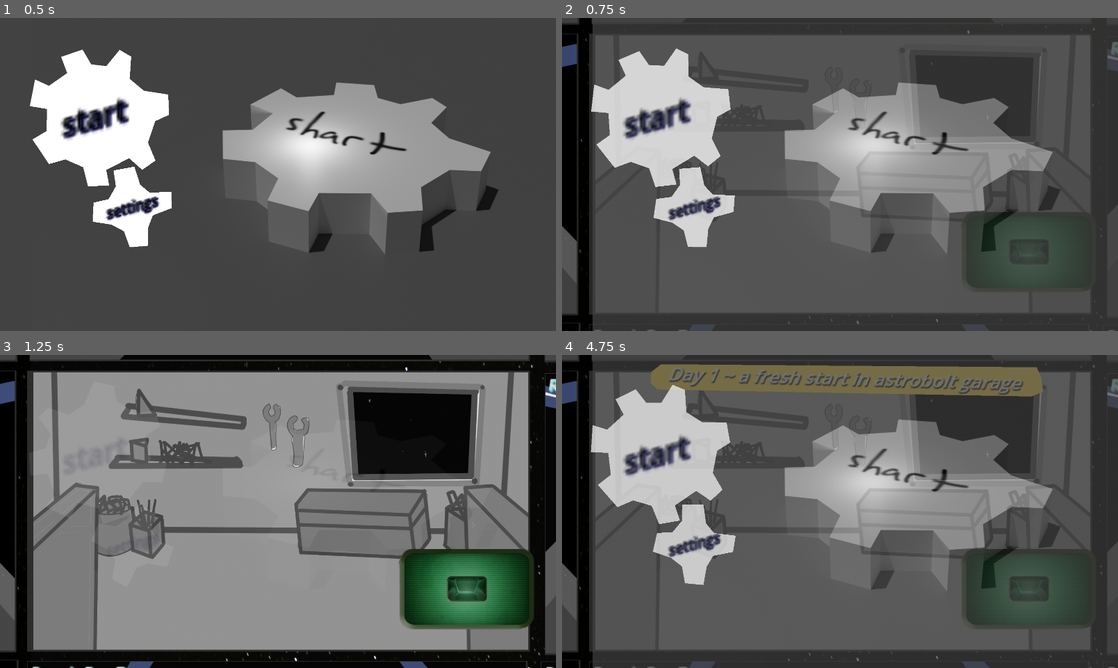
Above: before the commit, frames 1-4 (two rows, left to right).
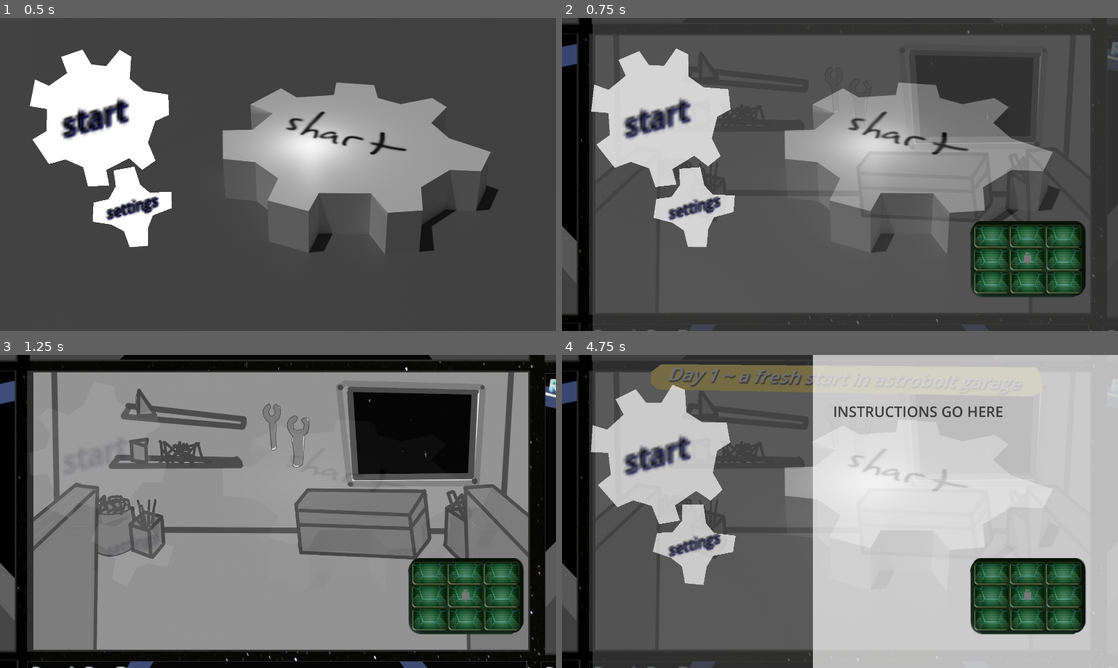
Above: after the commit, the same moments.

Repository: enderpyy/machina
Game: Godot game, scene res://scenes/root.tscn
The game is run twice, just before and just after one commit, with the same random seed, the same clock (stepped at 60 frames per second) and the same inputs.
Inputs (mouse positions are in pixels of both pictures, inside the frame that each line leads up to):
- Up to frame 1 (0.5 s): no input
- Up to frame 2 (0.75 s): tap Enter at 0.5 s; move the mouse to (662, 118) at 0.52 s; press the mouse at (662, 118) at 0.53 s; hold Right (right) from 0.53 s (still down)
- Up to frame 3 (1.25 s): keep holding Right (right)
- Up to frame 4 (4.75 s): move the mouse to (695, 545) at 1.27 s; release Right (right) at 1.28 s; release the mouse at (695, 545) at 1.28 s; hold Down (down) 1.28-2.03 s; click (695, 545) at 1.35 s; move the mouse to (895, 442) at 2.02 s; press the mouse at (895, 442) at 2.03 s; hold Right (right) 2.03-2.78 s; move the mouse to (812, 574) at 2.77 s; release the mouse at (812, 574) at 2.78 s; hold Up (up) 2.78-3.53 s; click (812, 574) at 2.85 s; move the mouse to (1006, 558) at 3.52 s; press the mouse at (1006, 558) at 3.53 s; hold A (left) from 3.53 s (still down); tap Escape (esc) at 4.15 s; move the mouse to (673, 464) at 4.27 s; release the mouse at (673, 464) at 4.28 s; click (673, 464) at 4.35 s

Frame 1 is identical in both runs. In frame 2, 4.8% of the frame differs, in the area x 72-96%, y 62-90%; in frame 3, 4.9%; in frame 4, 54%, in the area x 6-100%, y 0-100%.

Commit message:
you are here indicator on screens

Diff:
--- a/machina/scenes/fnaf_base.tscn
+++ b/machina/scenes/fnaf_base.tscn
@@ -1,13 +1,13 @@
-[gd_scene load_steps=8 format=3 uid="uid://d27l8kea2caos"]
+[gd_scene load_steps=9 format=3 uid="uid://d27l8kea2caos"]
 
 [ext_resource type="Script" uid="uid://drnv0yvwc7n7l" path="res://scripts/fnaf_base.gd" id="1_ksnf0"]
 [ext_resource type="Texture2D" uid="uid://b7ahb4ohg1ba4" path="res://sprite/base_bg.png" id="2_babkc"]
 [ext_resource type="Texture2D" uid="uid://epak47e3uw6y" path="res://sprite/screen.png" id="3_ecjwy"]
 [ext_resource type="PackedScene" uid="uid://bmlv0fywxo42" path="res://scenes/repair_bay.tscn" id="4_4a65i"]
+[ext_resource type="Script" uid="uid://bs3my0yoqibpp" path="res://scripts/televisions.gd" id="4_5dt0d"]
 [ext_resource type="PackedScene" uid="uid://bv1q8y6ciaedo" path="res://scenes/bay_status_indicator.tscn" id="4_j57jb"]
+[ext_resource type="Texture2D" uid="uid://bccqrldy1cc8d" path="res://sprite/robot_indicator.png" id="5_q4pyf"]
 [ext_resource type="Texture2D" uid="uid://dgffymwu4kttk" path="res://sprite/night_sky.jpg" id="6_q4pyf"]
-
-[sub_resource type="ShaderMaterial" id="ShaderMaterial_4a65i"]
 
 [node name="FNAF_base" type="Node2D"]
 script = ExtResource("1_ksnf0")
@@ -22,26 +22,70 @@
 scale = Vector2(0.973094, 0.969)
 texture = ExtResource("2_babkc")
 
-[node name="Screen" type="Sprite2D" parent="."]
-material = SubResource("ShaderMaterial_4a65i")
-position = Vector2(1612, 808)
-scale = Vector2(0.7875, 0.772917)
+[node name="televisions" type="CanvasLayer" parent="."]
+script = ExtResource("4_5dt0d")
+
+[node name="Screen" type="Sprite2D" parent="televisions"]
+modulate = Color(0.275325, 0.408194, 0.429312, 1)
+position = Vector2(1609.5, 831.5)
+scale = Vector2(0.673437, 0.730556)
 texture = ExtResource("3_ecjwy")
 
-[node name="BayStatusIndicator" parent="Screen" instance=ExtResource("4_j57jb")]
+[node name="BASEStatusIndicator" parent="televisions" instance=ExtResource("4_j57jb")]
+position = Vector2(1608, 831)
+scale = Vector2(0.7, 0.7)
+
+[node name="BayStatusIndicator" parent="televisions" instance=ExtResource("4_j57jb")]
+position = Vector2(1485, 753)
+scale = Vector2(0.7, 0.7)
+
+[node name="BayStatusIndicator2" parent="televisions" instance=ExtResource("4_j57jb")]
+position = Vector2(1608, 752)
+scale = Vector2(0.7, 0.7)
+
+[node name="BayStatusIndicator3" parent="televisions" instance=ExtResource("4_j57jb")]
+position = Vector2(1732, 753)
+scale = Vector2(0.7, 0.7)
+
+[node name="BayStatusIndicator4" parent="televisions" instance=ExtResource("4_j57jb")]
+position = Vector2(1484, 832)
+scale = Vector2(0.7, 0.7)
+
+[node name="BayStatusIndicator5" parent="televisions" instance=ExtResource("4_j57jb")]
+position = Vector2(1734, 831)
+scale = Vector2(0.7, 0.7)
+
+[node name="BayStatusIndicator6" parent="televisions" instance=ExtResource("4_j57jb")]
+position = Vector2(1485, 911)
+scale = Vector2(0.7, 0.7)
+
+[node name="BayStatusIndicator7" parent="televisions" instance=ExtResource("4_j57jb")]
+position = Vector2(1610, 911)
+scale = Vector2(0.7, 0.7)
+
+[node name="BayStatusIndicator8" parent="televisions" instance=ExtResource("4_j57jb")]
+position = Vector2(1734, 911)
+scale = Vector2(0.7, 0.7)
+
+[node name="YouAreHere" type="Sprite2D" parent="televisions"]
+position = Vector2(1608, 831)
+scale = Vector2(0.057376, 0.0579144)
+texture = ExtResource("5_q4pyf")
 
 [node name="Repair Bay 1" parent="." node_paths=PackedStringArray("status_indicator") instance=ExtResource("4_4a65i")]
 position = Vector2(-1668, -949)
 scale = Vector2(0.9, 0.9)
-status_indicator = NodePath("../Screen/BayStatusIndicator")
+status_indicator = NodePath("../televisions/BayStatusIndicator")
 
-[node name="Repair Bay 2" parent="." instance=ExtResource("4_4a65i")]
+[node name="Repair Bay 2" parent="." node_paths=PackedStringArray("status_indicator") instance=ExtResource("4_4a65i")]
 position = Vector2(102, -950)
 scale = Vector2(0.9, 0.9)
+status_indicator = NodePath("../televisions/BayStatusIndicator2")
 
-[node name="Repair Bay 3" parent="." instance=ExtResource("4_4a65i")]
+[node name="Repair Bay 3" parent="." node_paths=PackedStringArray("status_indicator") instance=ExtResource("4_4a65i")]
 position = Vector2(1881, -947)
 scale = Vector2(0.9, 0.9)
+status_indicator = NodePath("../televisions/BayStatusIndicator3")
 
 [node name="Repair Bay 4" parent="." instance=ExtResource("4_4a65i")]
 position = Vector2(-1671, 54)
@@ -62,3 +106,5 @@
 [node name="Repair Bay 8" parent="." instance=ExtResource("4_4a65i")]
 position = Vector2(1868, 1057)
 scale = Vector2(0.9, 0.9)
+
+[node name="Sprite2D" type="Sprite2D" parent="."]
--- a/machina/scenes/main_menu.tscn
+++ b/machina/scenes/main_menu.tscn
@@ -1,6 +1,7 @@
-[gd_scene load_steps=12 format=3 uid="uid://dq011oiegks74"]
+[gd_scene load_steps=13 format=3 uid="uid://dq011oiegks74"]
 
 [ext_resource type="Script" uid="uid://buw8qw6sp6trb" path="res://scripts/main_menu.gd" id="1_ekxnf"]
+[ext_resource type="Script" uid="uid://c343h835514vy" path="res://scripts/main_menu_canvas.gd" id="1_tbmy8"]
 [ext_resource type="PackedScene" uid="uid://bud5uprf5ua0l" path="res://button/button_area.tscn" id="2_bqqt6"]
 [ext_resource type="Script" uid="uid://bridtl4rj1me8" path="res://scripts/main_menu_polygon.gd" id="2_ekxnf"]
 [ext_resource type="AudioStream" uid="uid://cqnbjm2ujudli" path="res://audio/MachineTheme.wav" id="4_8ln24"]
@@ -107,42 +108,45 @@
 &"settings": SubResource("Animation_8ln24")
 }
 
-[node name="Main Menu" type="Node2D"]
+[node name="CanvasLayer" type="CanvasLayer"]
+script = ExtResource("1_tbmy8")
+
+[node name="Main Menu" type="Node2D" parent="."]
 script = ExtResource("1_ekxnf")
 
-[node name="Polygon2D" type="Polygon2D" parent="."]
+[node name="Polygon2D" type="Polygon2D" parent="Main Menu"]
 color = Color(0, 0, 0, 0.141176)
 polygon = PackedVector2Array(-196, -157, 2055, -124, 2119, 1230, -171, 1233)
 
-[node name="Shart" type="Sprite2D" parent="."]
+[node name="Shart" type="Sprite2D" parent="Main Menu"]
 position = Vector2(1076, 545)
 scale = Vector2(1.01094, 1.0287)
 texture = ExtResource("7_oa1go")
 
-[node name="AnimationPlayer" type="AnimationPlayer" parent="."]
+[node name="AnimationPlayer" type="AnimationPlayer" parent="Main Menu"]
 libraries = {
 &"": SubResource("AnimationLibrary_wu84c")
 }
 
-[node name="ButtonArea" parent="." instance=ExtResource("2_bqqt6")]
+[node name="ButtonArea" parent="Main Menu" instance=ExtResource("2_bqqt6")]
 position = Vector2(341, 344)
 
-[node name="CollisionPolygon2D" type="CollisionPolygon2D" parent="ButtonArea"]
+[node name="CollisionPolygon2D" type="CollisionPolygon2D" parent="Main Menu/ButtonArea"]
 position = Vector2(21, 5)
 polygon = PackedVector2Array(84, 135, 129, 175, 175, 143, 149, 81, 174, 7, 222, -15, 219, -85, 135, -98, 86, -139, 91,  …(195 unchanged characters)…
 
-[node name="Polygon2D" type="Polygon2D" parent="ButtonArea/CollisionPolygon2D"]
+[node name="Polygon2D" type="Polygon2D" parent="Main Menu/ButtonArea/CollisionPolygon2D"]
 script = ExtResource("2_ekxnf")
 
-[node name="Polygon2D2" type="Polygon2D" parent="ButtonArea/CollisionPolygon2D"]
-
-[node name="scale" type="Node2D" parent="."]
+[node name="Polygon2D2" type="Polygon2D" parent="Main Menu/ButtonArea/CollisionPolygon2D"]
+
+[node name="scale" type="Node2D" parent="Main Menu"]
 position = Vector2(337, 355)
 rotation = -0.260054
 scale = Vector2(10, 10)
 skew = 0.251327
 
-[node name="starttext" type="Label" parent="scale"]
+[node name="starttext" type="Label" parent="Main Menu/scale"]
 offset_left = -13.3725
 offset_top = -8.83884
 offset_right = 26.6275
@@ -153,23 +157,23 @@
 text = "start"
 metadata/_edit_use_anchors_ = true
 
-[node name="Settings Button" parent="." instance=ExtResource("2_bqqt6")]
+[node name="Settings Button" parent="Main Menu" instance=ExtResource("2_bqqt6")]
 position = Vector2(456, 655)
 
-[node name="CollisionPolygon2D" type="CollisionPolygon2D" parent="Settings Button"]
+[node name="CollisionPolygon2D" type="CollisionPolygon2D" parent="Main Menu/Settings Button"]
 position = Vector2(131, 38)
 polygon = PackedVector2Array(-195, -167, -187, -112, -212, -68, -264, -56, -267, 10, -202, 20, -159, 43, -139, 98, -75, 93, -75, 29, -59, -12, 6, -37, 5, -94, -70, -90, -103, -118, -123, -180)
 
-[node name="Polygon2D" type="Polygon2D" parent="Settings Button/CollisionPolygon2D"]
+[node name="Polygon2D" type="Polygon2D" parent="Main Menu/Settings Button/CollisionPolygon2D"]
 script = ExtResource("2_ekxnf")
 
-[node name="scale2" type="Node2D" parent="."]
+[node name="scale2" type="Node2D" parent="Main Menu"]
 position = Vector2(453, 663)
 rotation = -0.260054
 scale = Vector2(6, 6)
 skew = 0.251327
 
-[node name="starttext" type="Label" parent="scale2"]
+[node name="starttext" type="Label" parent="Main Menu/scale2"]
 offset_left = -14.9292
 offset_top = -8.33912
 offset_right = 25.0708
@@ -180,21 +184,21 @@
 text = "settings"
 metadata/_edit_use_anchors_ = true
 
-[node name="Main Theme" type="AudioStreamPlayer2D" parent="."]
+[node name="Main Theme" type="AudioStreamPlayer2D" parent="Main Menu"]
 position = Vector2(960, 540)
 stream = ExtResource("4_8ln24")
 max_distance = 4000.0
 
-[node name="Timer" type="Timer" parent="Main Theme"]
+[node name="Timer" type="Timer" parent="Main Menu/Main Theme"]
 one_shot = true
 autostart = true
 script = ExtResource("5_rtw2f")
 mute_audio = true
 
-[node name="Settings" parent="." instance=ExtResource("6_rtw2f")]
+[node name="Settings" parent="Main Menu" instance=ExtResource("6_rtw2f")]
 offset_left = 2060.0
 offset_right = 2060.0
 
-[connection signal="pressed" from="ButtonArea" to="." method="_on_start_pressed"]
-[connection signal="pressed" from="Settings Button" to="." method="_on_settings_button_pressed"]
-[connection signal="timeout" from="Main Theme/Timer" to="Main Theme/Timer" method="_on_timeout"]
+[connection signal="pressed" from="Main Menu/ButtonArea" to="Main Menu" method="_on_start_pressed"]
+[connection signal="pressed" from="Main Menu/Settings Button" to="Main Menu" method="_on_settings_button_pressed"]
+[connection signal="timeout" from="Main Menu/Main Theme/Timer" to="Main Menu/Main Theme/Timer" method="_on_timeout"]
--- a/machina/scenes/root.tscn
+++ b/machina/scenes/root.tscn
@@ -20,5 +20,3 @@
 disable_custom_mouse = true
 
 [node name="Main Menu" parent="." instance=ExtResource("3_lrqlo")]
-z_index = 1
-z_as_relative = false
--- a/machina/scripts/main_menu.gd
+++ b/machina/scripts/main_menu.gd
@@ -4,19 +4,18 @@
 @onready var anim := $AnimationPlayer
 @onready var start_button := $ButtonArea
 @onready var main_theme := $"Main Theme"
+@onready var parent = get_parent()
 
-signal game_start
-signal game_pause
 var on_screen := true
 
 func _input(event):
 	if event.is_action_pressed('esc'):
-		game_pause.emit()
+		parent.game_pause.emit()
 		fade_in()
 
 func _on_start_pressed() -> void:
 	fade_out()
-	game_start.emit()
+	parent.game_start.emit()
 
 
 var settings_menu
--- /dev/null
+++ b/machina/scripts/main_menu_canvas.gd
@@ -0,0 +1,3 @@
+extends CanvasLayer
+signal game_start
+signal game_pause
--- /dev/null
+++ b/machina/scripts/televisions.gd
@@ -0,0 +1,11 @@
+extends CanvasLayer
+
+@onready var youarehere = $YouAreHere
+@onready var camera = get_parent().camera
+@onready var center_position = youarehere.position
+func _process(_d):
+	if not camera:
+		camera = get_parent().camera
+		return
+	var relative_position = camera.global_position * Vector2(float(123*1.1)/1920, float(78*1.1)/1080)
+	youarehere.position = center_position + relative_position
Not shown, added: machina/scripts/main_menu_canvas.gd.uid
Not shown, added: machina/scripts/televisions.gd.uid
